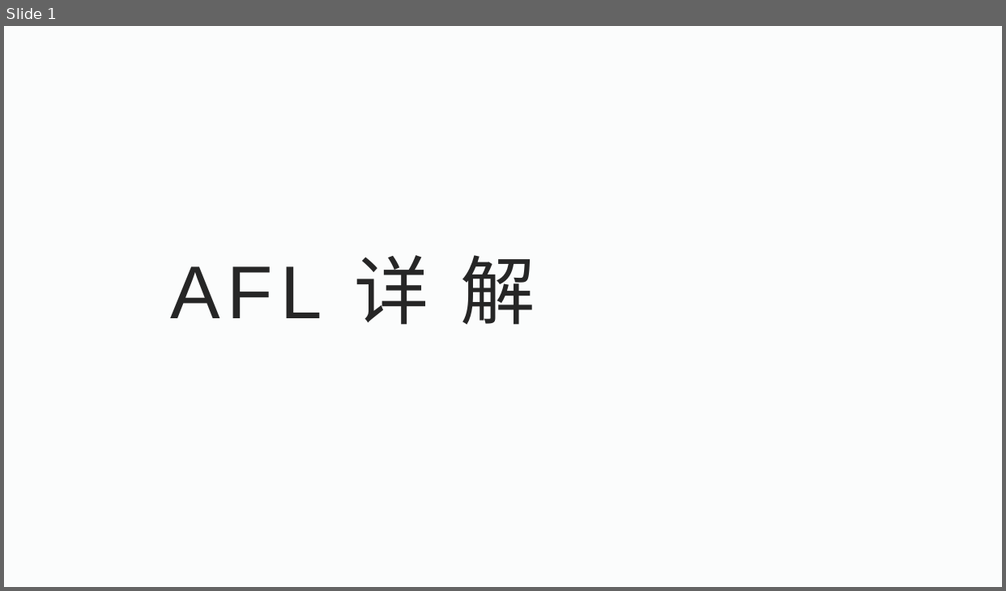
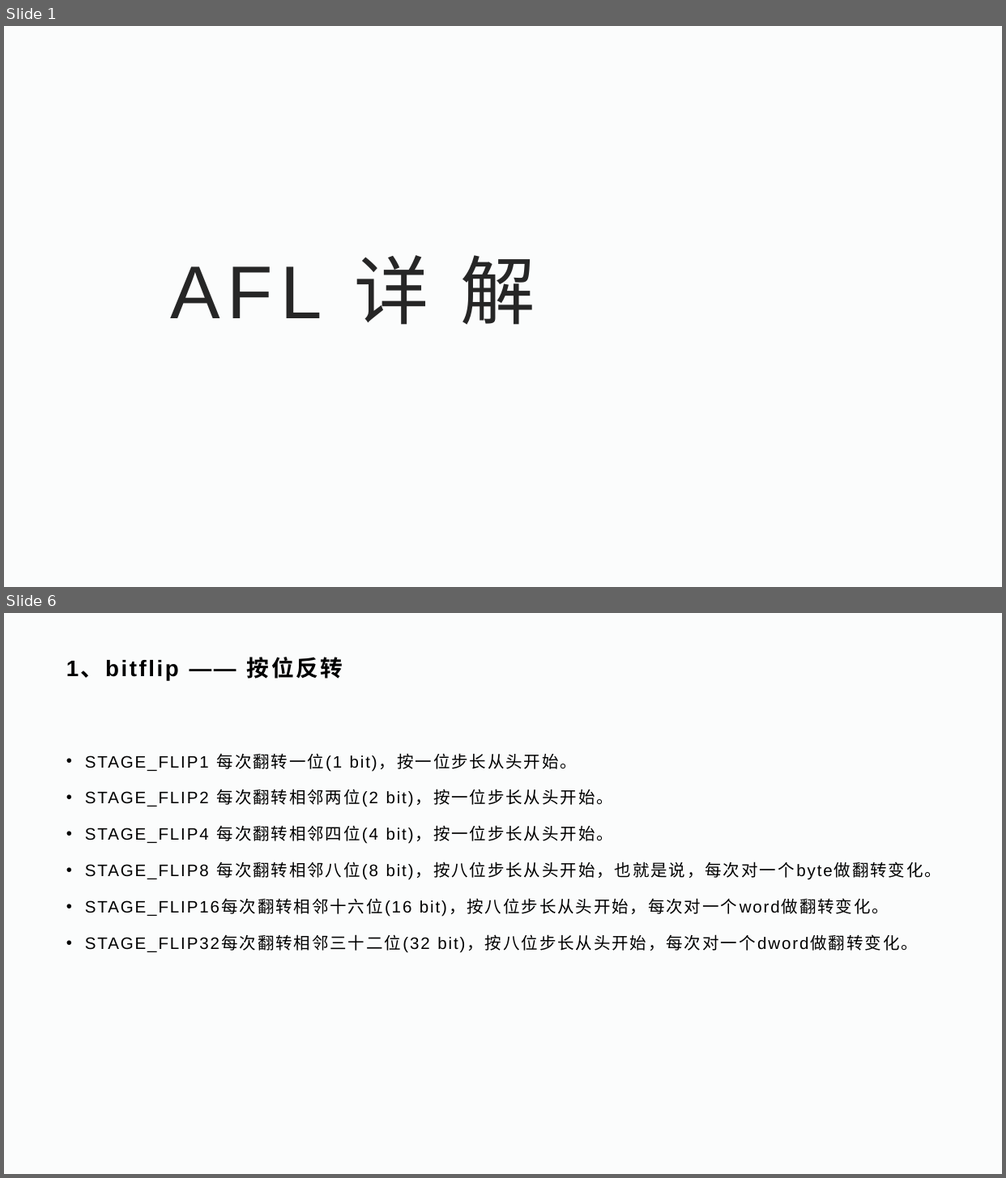
Before and after one commit to WayneDevMaze/Fuzzing-Introduction, a slide deck: Part2-AFL-pattern/AFL详解.pptx. Shown one above the other, each under a label of ours: slide 1 before the commit, slides 1 and 6 after it; the slides between them are not shown. The pictures are 1006x591 and 1006x1178 pixels, drawn with LibreOffice and Linux fonts; fonts in the diff are those of the drawing; background and template pictures are left out. Boxes give left, top, right and bottom in pixels: in the first picture for what was removed or moved away, otherwise in the second. Text is boxed around its words. In the diff, an @@ line names an element or a change of style, - is before the commit and + after.

```diff
--- a/Part2-AFL-pattern/AFL详解.pptx
+++ b/Part2-AFL-pattern/AFL详解.pptx
@@ slide 6 added at (x1=4, y1=613, x2=1002, y2=1174), background #FBFCFC @@
@@ title added at (x1=66, y1=657, x2=343, y2=680), 21.6 pt, text #000000, bold @@
+1、bitflip —— 按位反转
@@ text added at (x1=85, y1=753, x2=941, y2=953), 16 pt, text #000000 @@
+• STAGE_FLIP1 每次翻转一位(1 bit)，按一位步长从头开始。
+• STAGE_FLIP2 每次翻转相邻两位(2 bit)，按一位步长从头开始。
+• STAGE_FLIP4 每次翻转相邻四位(4 bit)，按一位步长从头开始。
+• STAGE_FLIP8 每次翻转相邻八位(8 bit)，按八位步长从头开始，也就是说，每次对一个byte做翻转变化。
+• STAGE_FLIP16每次翻转相邻十六位(16 bit)，按八位步长从头开始，每次对一个word做翻转变化。
+• STAGE_FLIP32每次翻转相邻三十二位(32 bit)，按八位步长从头开始，每次对一个dword做翻转变化。
```
Also in this commit, not shown: 1 slide changed, 12 other slides added, 1 other file.
